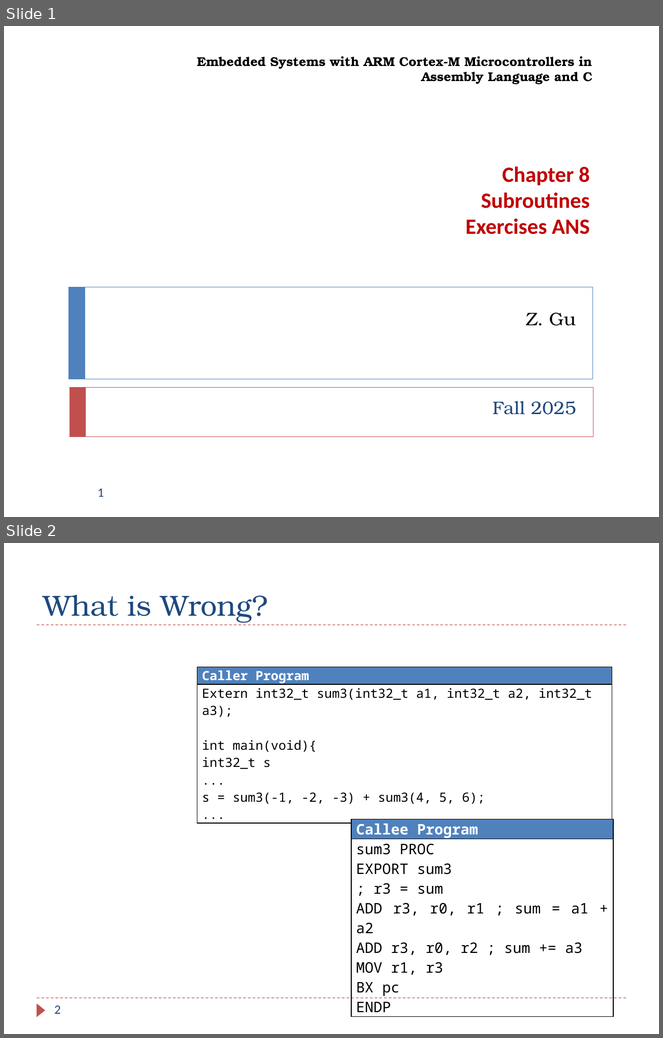
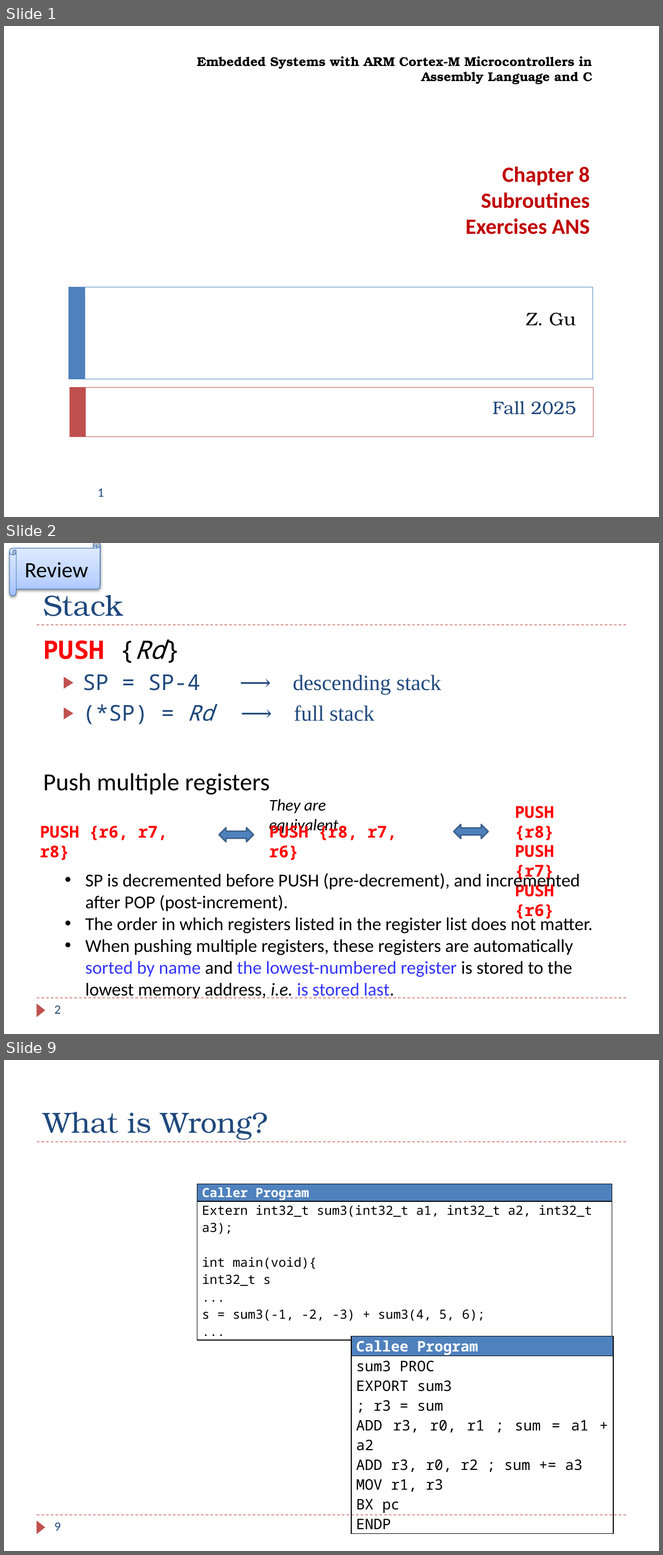
Before and after one commit to guhofstra/CSC111Fa25, a slide deck: PPTs/Ch8_ARM_Subroutines_Exercises ANS.pptx. Shown one above the other, each under a label of ours: slides 1 and 2 before the commit, slides 1, 2 and 9 after it; the slides between them are not shown. The pictures are 663x1038 and 663x1555 pixels, drawn with LibreOffice and Linux fonts; fonts in the diff are those of the drawing. Boxes give left, top, right and bottom in pixels: in the first picture for what was removed or moved away, otherwise in the second. Text is boxed around its words. In the diff, an @@ line names an element or a change of style, - is before the commit and + after.

```diff
--- a/PPTs/Ch8_ARM_Subroutines_Exercises ANS.pptx
+++ b/PPTs/Ch8_ARM_Subroutines_Exercises ANS.pptx
@@ slide 2 added at bbox=[4, 543, 659, 1034], background #FFFFFF; not listed: 3 template elements that a slide beside it also shows @@
@@ horizontal scroll added at bbox=[9, 543, 100, 596], fill gradient #A4C4FF to #BFD4FF to #E6EEFF, outline #4B7EBC 0.75 pt, 24 pt, text #000000 @@
+Review
@@ title added at bbox=[43, 588, 123, 616], 32 pt, text #1F497D @@
+Stack
@@ text added at bbox=[43, 640, 441, 795], 24 pt, text #1F497D @@
+PUSH {Rd}
+  ▶ SP = SP-4 ⟶ descending stack
+  ▶ (*SP) = Rd ⟶ full stack
+Push multiple registers
@@ text added at bbox=[269, 799, 343, 834], 18 pt, text #000000, italic @@
+They are equivalent.
@@ text added at bbox=[515, 806, 555, 921], 18 pt, text #FF0000, bold @@
+PUSH {r8}
+PUSH {r7}
+PUSH {r6}
@@ text added at bbox=[269, 823, 397, 860], 18 pt, text #FF0000, bold @@
+PUSH {r8, r7, r6}
@@ text added at bbox=[40, 826, 168, 860], 18 pt, text #FF0000, bold @@
+PUSH {r6, r7, r8}
@@ left right arrow added at bbox=[219, 828, 254, 843], fill #4F81BD, outline #3A5F8C 1.5 pt @@
@@ left right arrow added at bbox=[454, 825, 489, 839], fill #4F81BD, outline #3A5F8C 1.5 pt @@
@@ text added at bbox=[85, 872, 593, 999], 20 pt, text #000000 @@
+• SP is decremented before PUSH (pre-decrement), and incremented after POP (post-increment).
+• The order in which registers listed in the register list does not matter.
+• When pushing multiple registers, these registers are automatically sorted by name and the lowest-numbered register is stored to the lowest memory address, i.e. is stored last.
@@ page number added at bbox=[54, 1006, 61, 1014], 14 pt, text #1F497D @@
+2
@@ what was slide 2 is now slide 9 @@
@@ page number at bbox=[54, 1523, 61, 1531]: text changed @@
-2
+9
```
Also in this commit, not shown: 6 other slides added, 9 other files.
